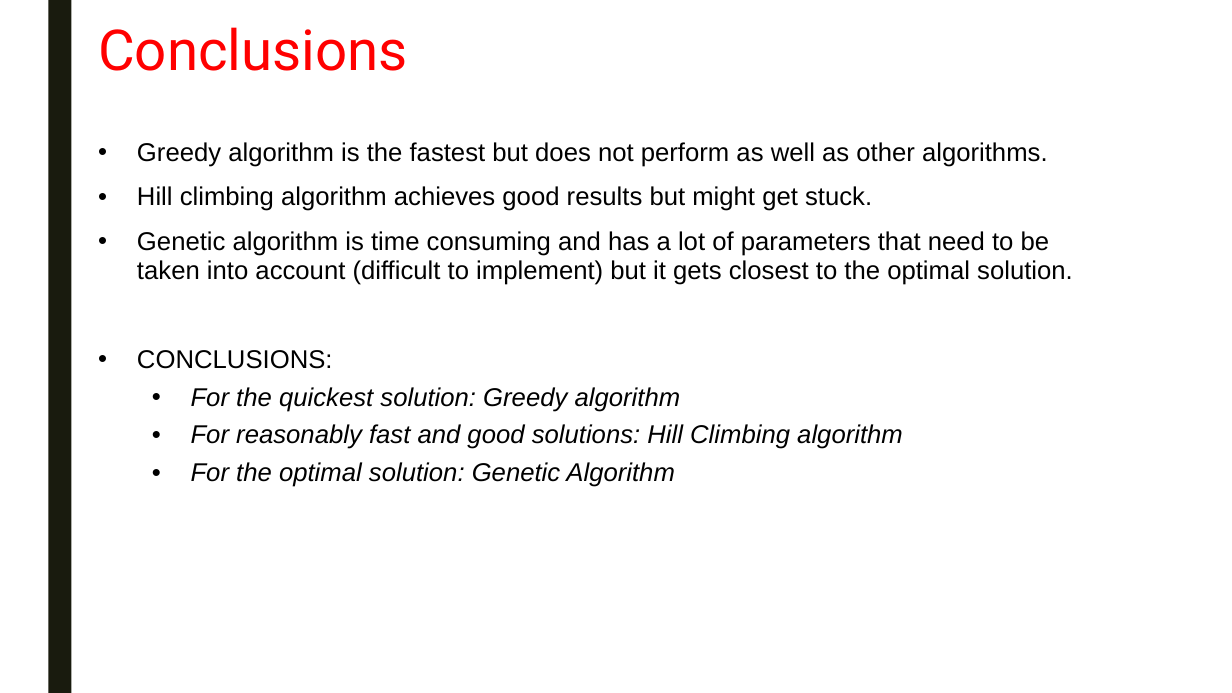
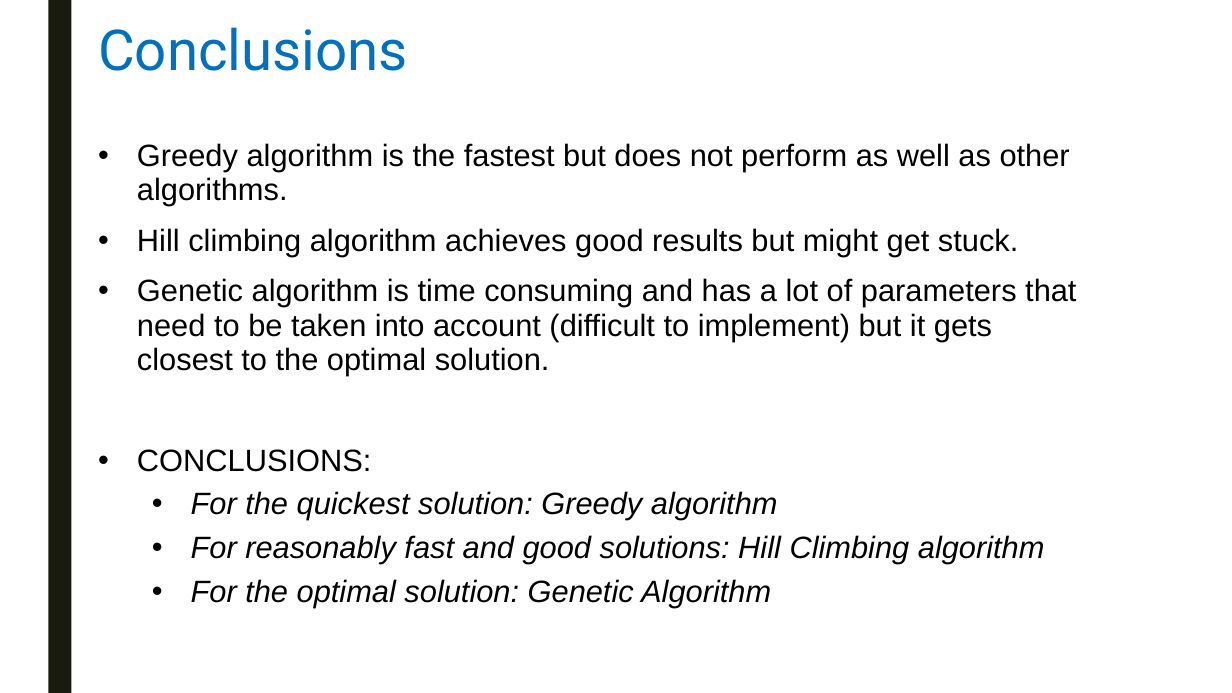
Before and after one commit to swengeler/PP3, a slide deck: slide 25 of Report, presentation and related stuff/Knapsack_problem.pptx. Drawn at 1232x693 pixels with LibreOffice and Linux fonts; fonts in the diff are those of the drawing. Boxes give left, top, right and bottom in pixels: in the first picture for what was removed or moved away, otherwise in the second. Text is boxed around its words. In the diff, an @@ line names an element or a change of style, - is before the commit and + after.

```diff
--- a/Report, presentation and related stuff/Knapsack_problem.pptx
+++ b/Report, presentation and related stuff/Knapsack_problem.pptx
@@ title "Conclusions" at bbox=[98, 27, 408, 71]: text colour #FF0000 to #0070C0 @@
@@ text "Greedy algorithm is the fastest ..." at bbox=[137, 143, 1076, 607]: size 20 to 24 pt @@
```
Also in this commit, not shown: 18 other slides changed, 2 slides added, 2 slides removed.
